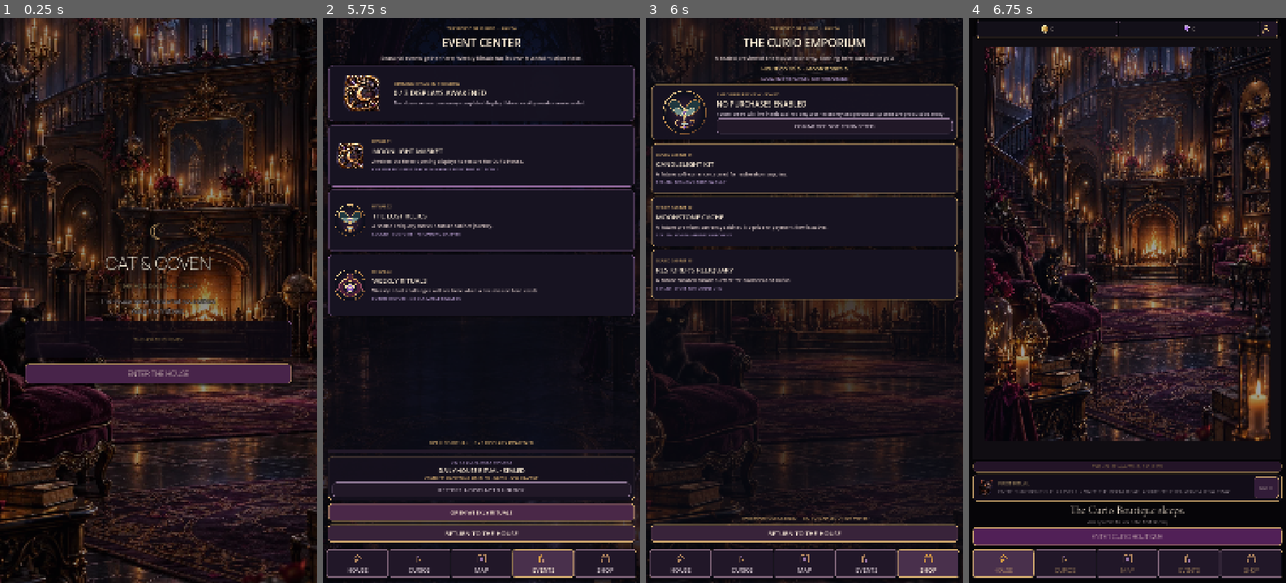
Above: before the commit, frames 1-4 (left to right).
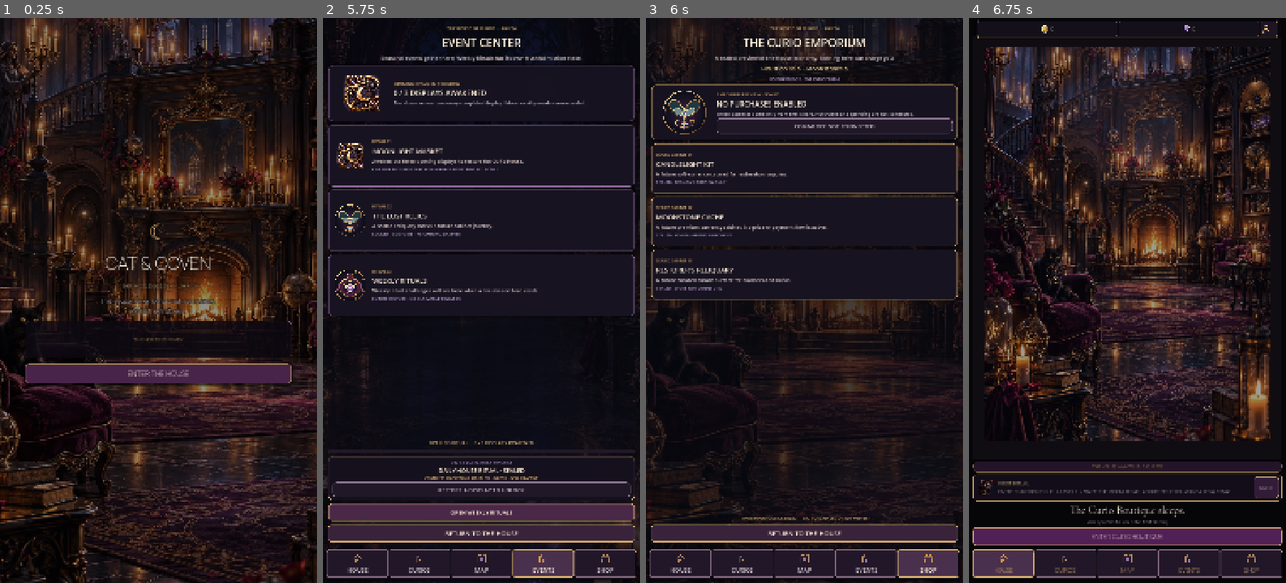
Above: after the commit, the same moments.

Repository: Jay-prodesign/akilta-match3
Game: Godot game, scene res://src/app/app_bootstrap.tscn
Same seed, same stepped clock (60 frames per second), same inputs: the game is played once before the commit and once after it.
Inputs (mouse positions are in pixels of both pictures, inside the frame that each line leads up to):
- Up to frame 1 (0.25 s): no input
- Up to frame 2 (5.75 s): click "ENTER THE HOUSE" at 0.5 s; click "ENTER CURIO BOUTIQUE" at 1.25 s; click (357, 566) at 2 s; click "ENTER CURIO BOUTIQUE" at 2.75 s; click (418, 566) at 3.5 s; click (481, 566) at 4.25 s; click (541, 566) at 5 s
- Up to frame 3 (6 s): click (928, 566) at 5.75 s
- Up to frame 4 (6.75 s): click (1003, 566) at 6.5 s

Frames 1-2 are identical in both runs. In frame 3, 0.5% of the frame differs, in the area x 22-95%, y 10-18%; in frame 4, nothing differs.

Commit message:
Shop: state earned-only non-purchasable truth

Diff:
--- a/src/app/app_bootstrap.gd
+++ b/src/app/app_bootstrap.gd
@@ -528,7 +528,7 @@
 		layout.add_child(currency_summary)
 		var currency_truth := Label.new()
 		currency_truth.name = "ShopCurrencyTruth"
-		currency_truth.text = "LOCAL REVIEW BALANCES · NOT PURCHASABLE"
+		currency_truth.text = "EARNED IN PLAY · NOT PURCHASABLE"
 		currency_truth.horizontal_alignment = HORIZONTAL_ALIGNMENT_CENTER
 		currency_truth.add_theme_color_override("font_color", Color("#BFA5D8"))
 		currency_truth.add_theme_font_size_override("font_size", 13)
@@ -595,7 +595,7 @@
 	hero_copy.add_child(hero_title)
 	var hero_body := Label.new()
 	hero_body.name = "FeatureHeroBody"
-	hero_body.text = ("The House remembers every completed display; future weekly events remain sealed." if is_events else ("Future offers will live in this cabinet only after economy and purchase systems are production-ready." if not is_profile else "Your opening  …(79 unchanged characters)…
+	hero_body.text = ("The House remembers every completed display; future weekly events remain sealed." if is_events else ("These balances come only from first clears. Purchases and spending are not connected." if not is_profile else "Your opening  …(79 unchanged characters)…
 	hero_body.autowrap_mode = TextServer.AUTOWRAP_WORD_SMART
 	hero_body.add_theme_color_override("font_color", Color("#CFC0CF"))
 	hero_body.add_theme_font_size_override("font_size", 16)
